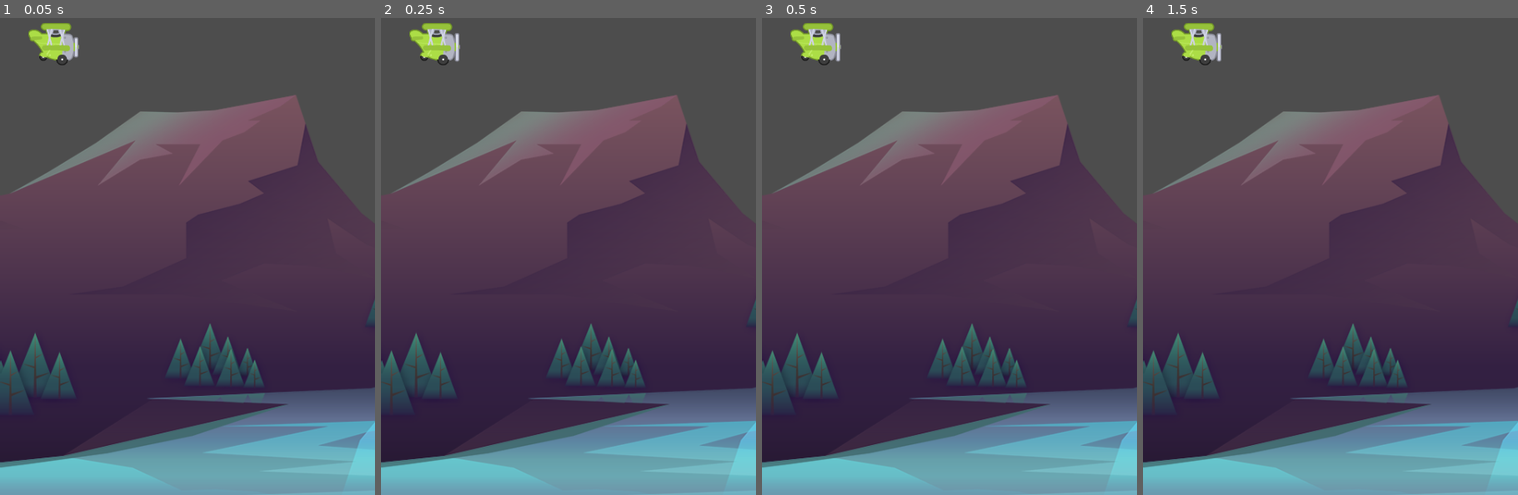
Above: before the commit, frames 1-4 (left to right).
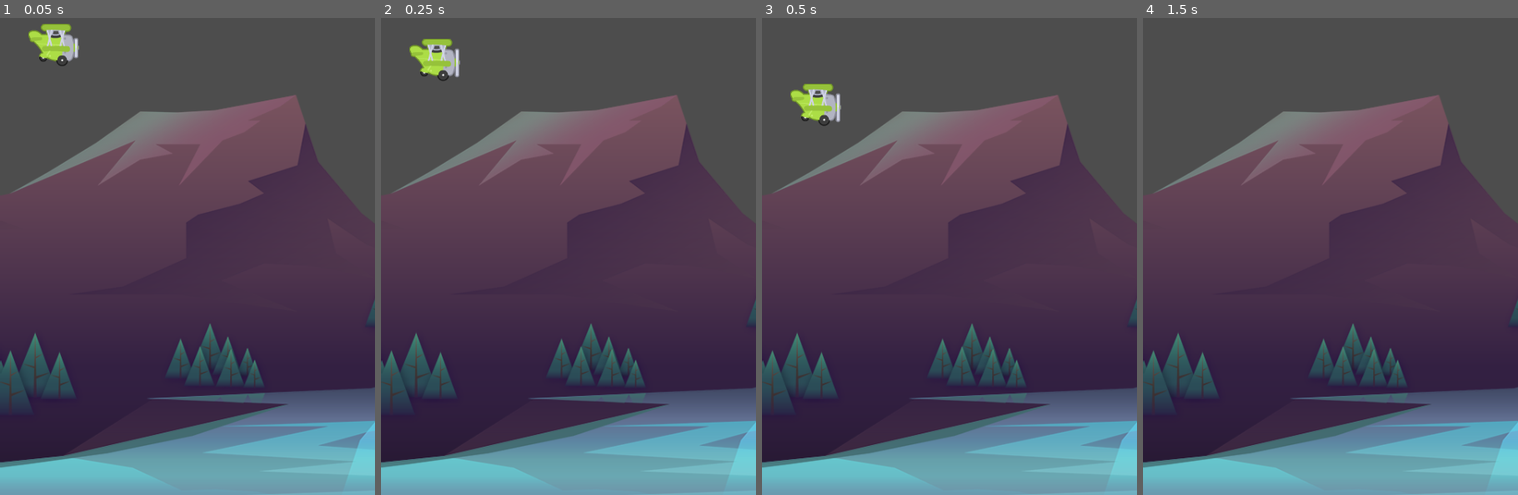
Above: after the commit, the same moments.

Repository: greg-swinbanks/tappy-plane
Game: Godot game, scene res://scenes/game/game.tscn
Same seed, same stepped clock (60 frames per second), same inputs: the game is played once before the commit and once after it.
Inputs:
- Up to frame 1 (0.05 s): no input
- Up to frame 2 (0.25 s): no input
- Up to frame 3 (0.5 s): no input
- Up to frame 4 (1.5 s): no input

The runs differ from the first frame. In frame 1, 0.2% of the frame differs, in the area x 7-22%, y 1-11%; in frame 2, 1.1%; in frame 3, 1.6%, in the area x 7-22%, y 1-23%; in frame 4, 0.8%.

Commit message:
Make the plane fall with physics

Diff:
--- /dev/null
+++ b/scenes/plane/plane.gd
@@ -0,0 +1,14 @@
+extends CharacterBody2D
+
+
+const GRAVITY: float = 600.0
+
+# Called when the node enters the scene tree for the first time.
+func _ready() -> void:
+	pass # Replace with function body.
+
+
+# Called every frame. 'delta' is the elapsed time since the previous frame.
+func _physics_process(delta: float) -> void:
+	velocity.y += GRAVITY * delta
+	move_and_slide()
--- a/scenes/plane/plane.tscn
+++ b/scenes/plane/plane.tscn
@@ -1,6 +1,7 @@
-[gd_scene load_steps=7 format=3 uid="uid://bfhmkvq4ho1r"]
+[gd_scene load_steps=8 format=3 uid="uid://bfhmkvq4ho1r"]
 
 [ext_resource type="Texture2D" uid="uid://cb57u311uw3bx" path="res://assets/plane/planes_sheet.png" id="1_0gno7"]
+[ext_resource type="Script" path="res://scenes/plane/plane.gd" id="1_5lgx8"]
 
 [sub_resource type="AtlasTexture" id="AtlasTexture_2234y"]
 atlas = ExtResource("1_0gno7")
@@ -35,6 +36,7 @@
 radius = 28.0
 
 [node name="Plane" type="CharacterBody2D"]
+script = ExtResource("1_5lgx8")
 
 [node name="AnimatedSprite2D" type="AnimatedSprite2D" parent="."]
 scale = Vector2(0.75, 0.75)
